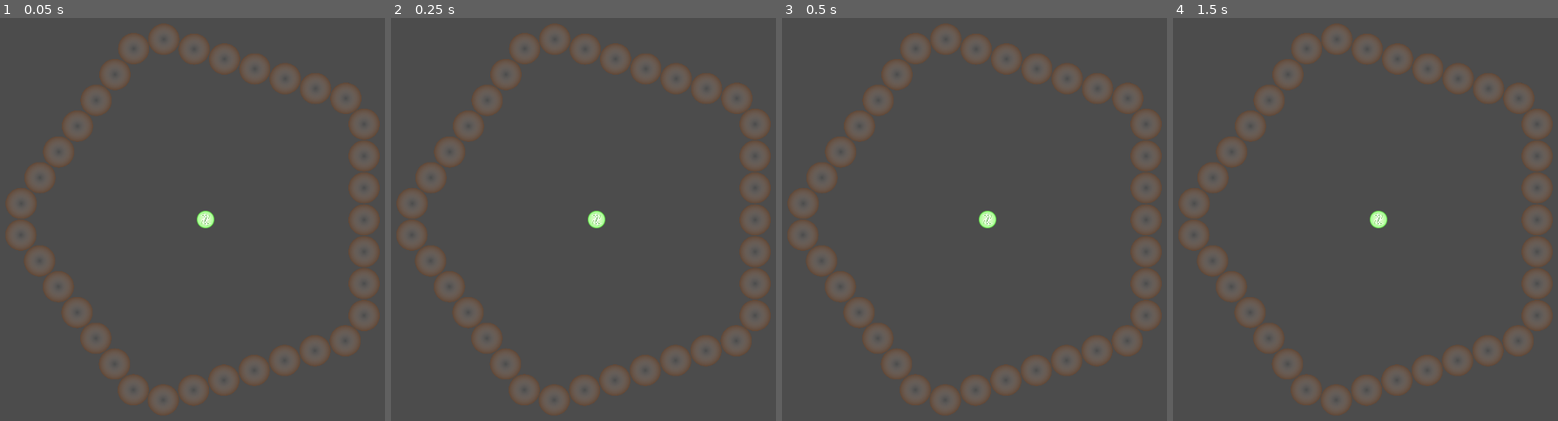
Above: before the commit, frames 1-4 (left to right).
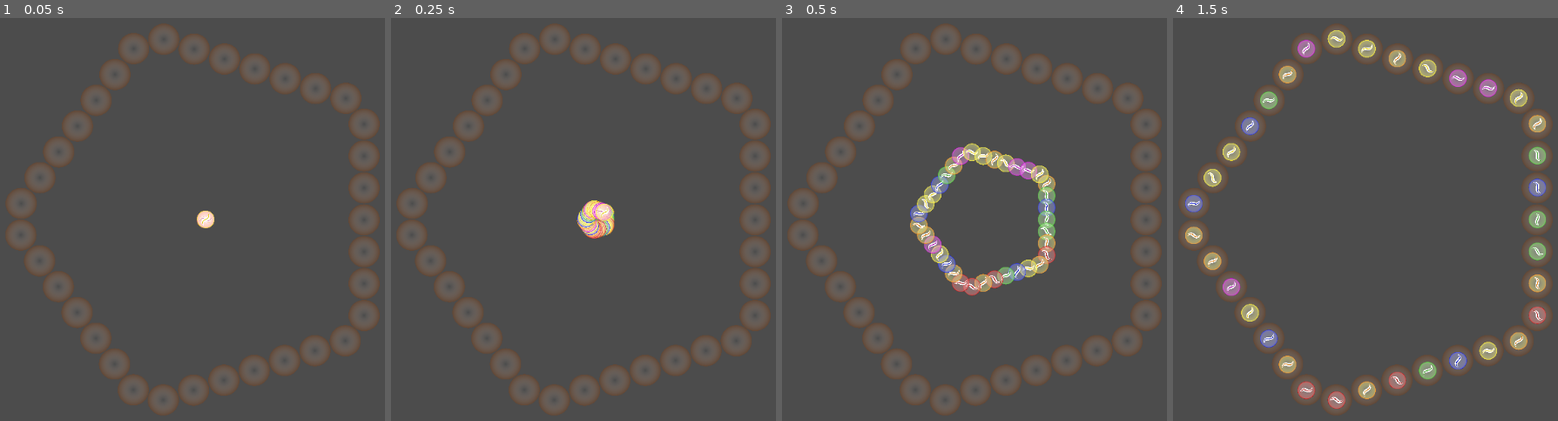
Above: after the commit, the same moments.

Repository: ItsNorin/Mancala
Game: Godot game, scene res://Scripts/Board/Board.tscn
Same seed, same stepped clock (60 frames per second), same inputs: the game is played once before the commit and once after it. This scene is started directly instead of the project's main scene.
Inputs:
- Up to frame 1 (0.05 s): no input
- Up to frame 2 (0.25 s): no input
- Up to frame 3 (0.5 s): no input
- Up to frame 4 (1.5 s): no input

The runs differ from the first frame. In frame 1, 0.2% of the frame differs, in the area x 51-56%, y 47-53%; in frame 2, 0.7%; in frame 3, 4.6%; in frame 4, 5.9%, in the area x 3-97%, y 3-97%.

Commit message:
Piece movement working

Diff:
--- a/Res/Material/PieceShader.tres
+++ b/Res/Material/PieceShader.tres
@@ -23,4 +23,4 @@
 [resource]
 resource_local_to_scene = true
 shader = SubResource( 1 )
-shader_param/color = Color( 0.619608, 0.00392157, 0.00392157, 1 )
+shader_param/color = Color( 0.666667, 0.054902, 0.686275, 1 )
--- a/Scripts/Board/Board.gd
+++ b/Scripts/Board/Board.gd
@@ -49,14 +49,6 @@
 	setSides(sideCount)
 	pass
 
-func makeNewRow() -> PlayerRow:
-	var r:PlayerRow = ROW.instance()
-	r.setPitCounts(pitCount)
-	for i in pitCount:
-		var p:Pit = r.getPit(i)
-		p.addPieces(pieceManager.getNewPieces(pieceRadius, startingPieces))
-	return r
-
 func setSides(s:int):
 	sideCount = s
 
@@ -70,9 +62,11 @@
 		var sides = []
 		sides.resize(sideCount)
 		for i in sideCount:
-			var r:PlayerRow = makeNewRow()
+			var r:PlayerRow = ROW.instance()
+			r.setPitCounts(pitCount)
 			r.setPitRadius(pitRadius)
 			r.rotate(theta*i + PI/2)
+
 			sides[i] = r
 
 
@@ -85,9 +79,21 @@
 		layout.setRadius(layoutRadius)
 		layout.add_child_many(sides)
 
+		# add pieces to sides
+		for i in sideCount:
+			for j in pitCount:
+				var pcs = pieceManager.getNewPieces(pieceRadius, startingPieces)
+				var p:Pit = (sides[i] as PlayerRow).getPit(j)
+				p.addPieces(pcs)
+
+
 
 	pass
 
 func _ready():
 	setSides(sideCount)
 	pass
+
+func _process(delta):
+	pieceManager.updatePiecePositions()
+	pass
--- a/Scripts/Board/Board.tscn
+++ b/Scripts/Board/Board.tscn
@@ -7,6 +7,7 @@
 [node name="Board" type="Node2D"]
 position = Vector2( 512, 300 )
 script = ExtResource( 1 )
+startingPieces = 1
 pitRadius = 23.438
 pieceRadius = 12.955
 
--- a/Scripts/Board/PieceManager.gd
+++ b/Scripts/Board/PieceManager.gd
@@ -11,6 +11,22 @@
 
 # All possible colors of pieces
 export(Array, Color) var pieceColors
+export (float, 0.1, 5) var pieceMoveSpeed = 1
+
+
+var piecesToMove = []
+var pieces = []
+
+func updatePiecePositions():
+	for p in piecesToMove:
+		if p is Piece:
+			(p as Piece).animateMovement(-self.global_position, pieceMoveSpeed)
+	piecesToMove.clear()
+	pass
+
+func piecePositionChanged(p:Piece):
+	piecesToMove.append(p)
+	pass
 
 # Creates a new randomly colored piece
 # Must be freed manually!
@@ -20,12 +36,16 @@
 	pV.rotate(rand_range(0, 2*PI))
 	pV.setRadius(radius)
 	add_child(pV)
-	return Piece.new(pV)
+	var p = Piece.new(pV)
+	pieces.append(p)
+	piecePositionChanged(p)
+	return p
 
 func remove_all_children():
 	for c in self.get_children():
 		.remove_child(c)
 		c.queue_free()
+	piecesToMove.clear()
 	pass
 
 func getNewPieces(radius:float, count:int = 1):
--- a/Scripts/Board/PlayerRow/PlayerRow.gd
+++ b/Scripts/Board/PlayerRow/PlayerRow.gd
@@ -9,45 +9,43 @@
 var layout:LineLayoutCentered = null
 var PIT = preload("res://Scripts/Board/Pit/Pit.tscn")
 
+var pits = []
+
 func length() -> float:
 	return layout.length() + 2*pitRadius
 
 func setPitRadius(r:float):
 	pitRadius = r
-	regeneratePits(pitCount, pitRadius)
+	_regeneratePits()
 	pass
 
 func setPitCounts(pc:int):
 	pitCount = pc
-	regeneratePits(pitCount, pitRadius)
+	_regeneratePits()
 	pass
 
-func regeneratePits(pc:int, pr:float):
+func _regeneratePits():
 	if layout != null:
+		layout.remove_all_children()
+		layout.setSpacing(2*pitRadius)
+
 		# create needed pits
-		var pits = []
-		pits.resize(pc)
-		for i in pc:
+		pits.resize(pitCount)
+		for i in pitCount:
 			var p:Pit = PIT.instance()
-			p.setRadius(pr)
+			p.setRadius(pitRadius)
 			pits[i] = p
 
 		# update layout
-		layout.remove_all_children()
-		layout.setSpacing(2*pr)
 		layout.add_child_many(pits)
 	pass
 
 func getPit(i:int) -> Pit:
-	return layout.get_child(i) as Pit
+	return pits[i]
 
 func _init():
 	layout = LineLayoutCentered.new()
-	add_child(layout)
 	layout.setSpacing(2*pitRadius)
 	setPitCounts(pitCount)
-
-func _exit_tree():
-	layout.remove_all_children()
-	layout.free()
+	add_child(layout)
 	pass
--- a/Scripts/Piece/Piece.gd
+++ b/Scripts/Piece/Piece.gd
@@ -20,12 +20,14 @@
 	add_child(tween)
 	pass
 
-func animateMovement(speed:float = 1.0):
+func animateMovement(posOffset:Vector2, speed:float = 1.0):
 	if pieceVisible != null:
+		var pi:Vector2 = pieceVisible.global_position + posOffset
+		var pf:Vector2 = self.global_position + posOffset
 # warning-ignore:return_value_discarded
 		tween.interpolate_property(
 			pieceVisible,"position",
-			pieceVisible.position, self.position, speed,
+			pi, pf, speed,
 			Tween.TRANS_CIRC, Tween.EASE_IN_OUT)
 # warning-ignore:return_value_discarded
 		tween.start()
--- /dev/null
+++ b/Scripts/Piece/Piece.tscn
@@ -0,0 +1,3 @@
+[gd_scene format=2]
+
+[node name="Piece" type="Node2D"]
--- a/Scripts/Piece/PieceVisible.gd
+++ b/Scripts/Piece/PieceVisible.gd
@@ -31,13 +31,10 @@
 func _init():
 	sprite = Sprite.new()
 	sprite.texture = MARBLE_TEXTURE_1
-	sprite.material = MARBLE_MATERIAL
+	sprite.material = MARBLE_MATERIAL.duplicate()
 	add_child(sprite)
 	pass
 
 func _ready():
 	setPieceColor(pieceColor)
 	pass
-
-func _exit_tree():
-	sprite.queue_free()
